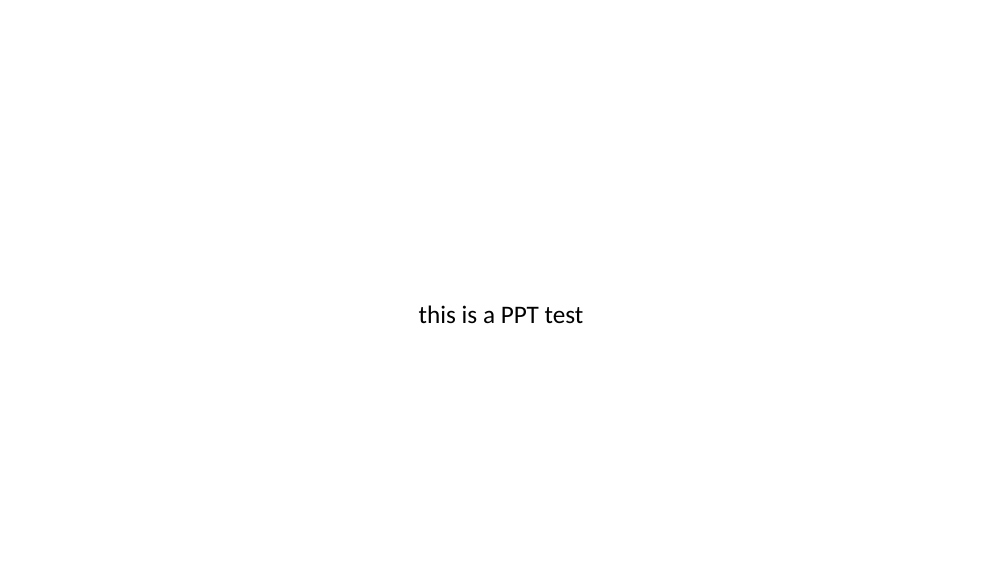
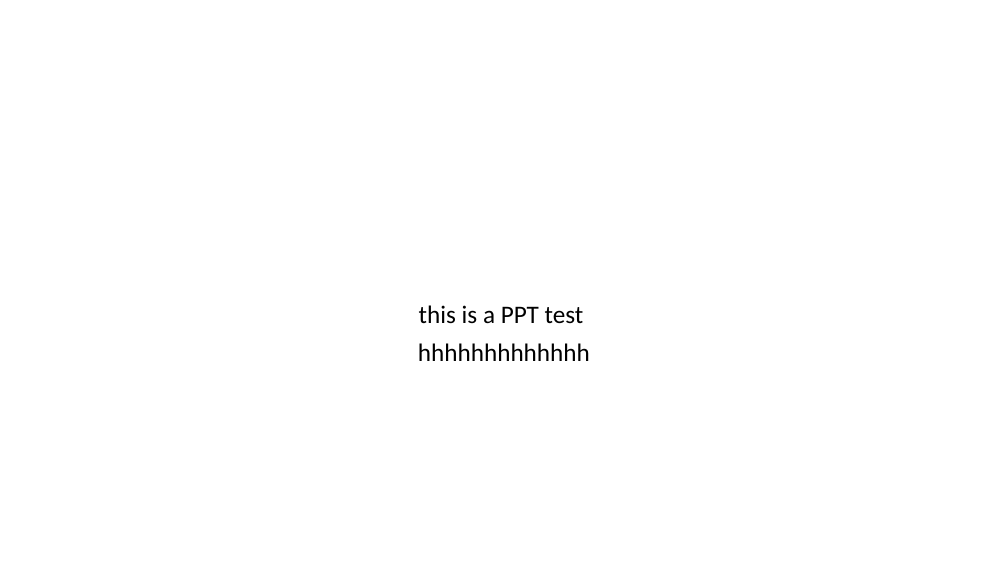
Before and after one commit to xiangxiang3451/office-git-filter, a slide deck: slide 1 of examples/test.pptx. Drawn at 1008x567 pixels with LibreOffice and Linux fonts; fonts in the diff are those of the drawing. Boxes give left, top, right and bottom in pixels: in the first picture for what was removed or moved away, otherwise in the second. Text is boxed around its words. In the diff, an @@ line names an element or a change of style, - is before the commit and + after.

```diff
--- a/examples/test.pptx
+++ b/examples/test.pptx
@@ subtitle at [418,343,590,361]: paragraph added @@
+hhhhhhhhhhhhh
```
Also in this commit, not shown: 19 other files.
